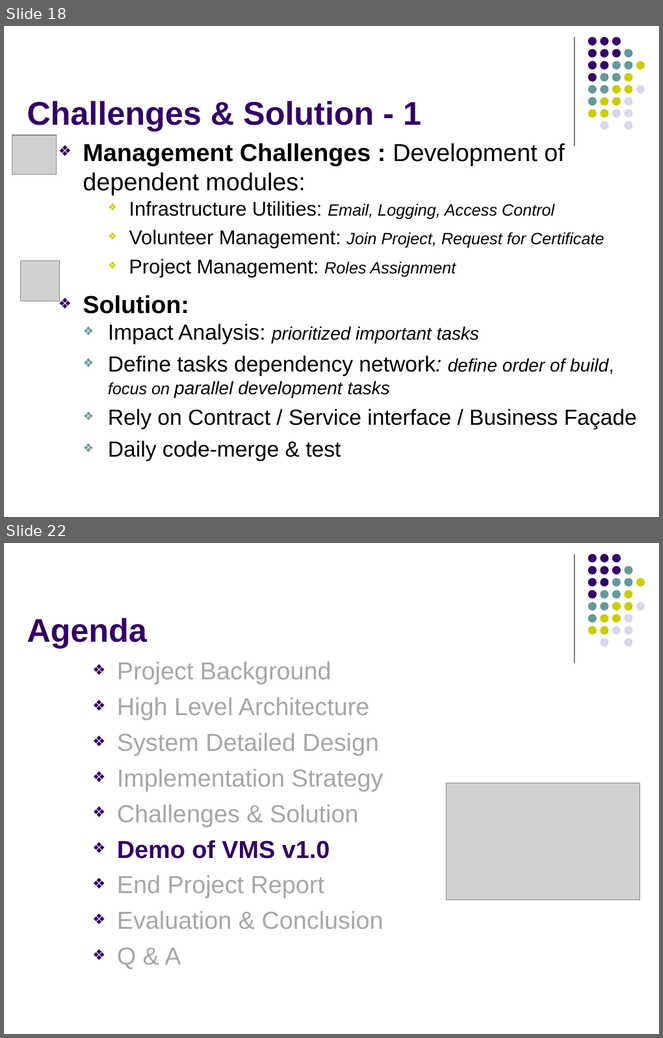
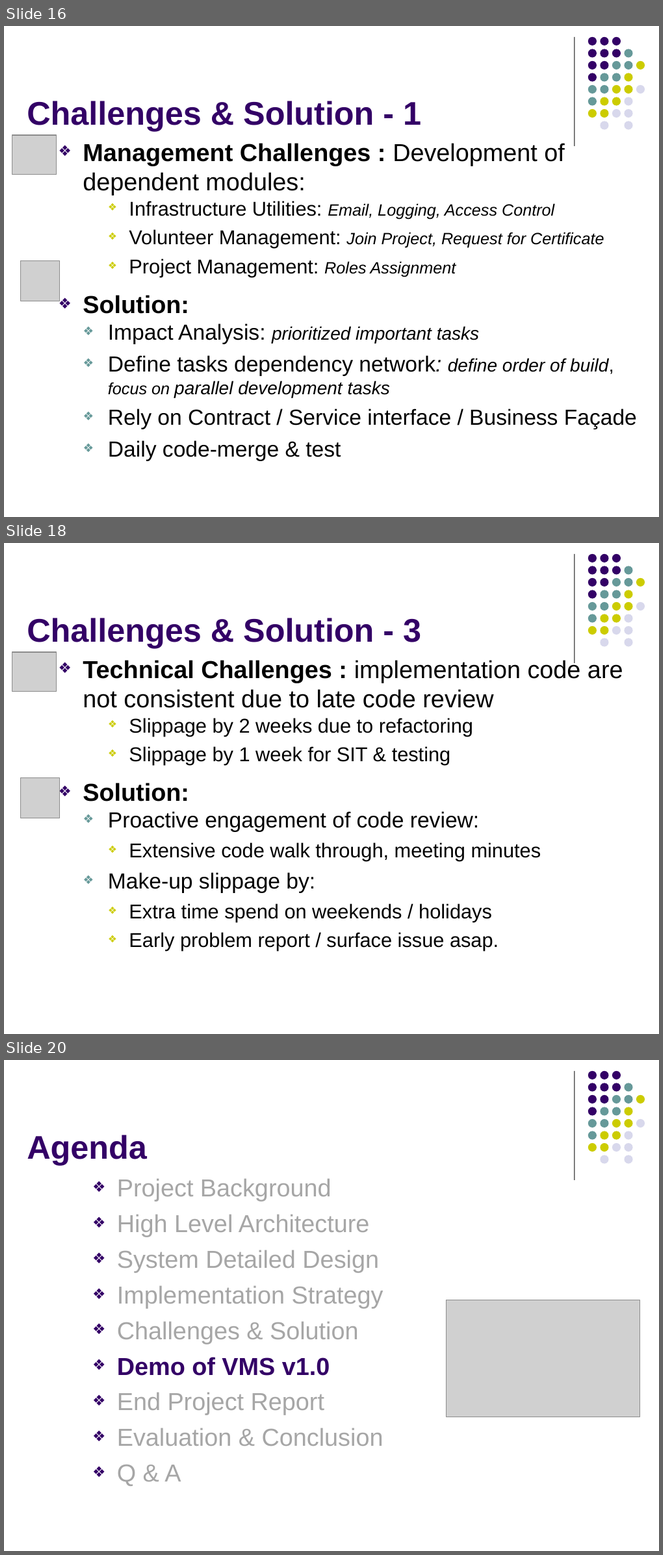
Before and after one commit to imireasa/mtech-se18-t08s, a slide deck: docs/W-9 Working Document/W-9.3 Presentation Slides/Phase 3/vms_presentation_3_v0.1.pptx. Shown one above the other, each under a label of ours: slides 18 and 22 before the commit, slides 16, 18 and 20 after it; the slides between them are not shown. The pictures are 663x1038 and 663x1555 pixels, drawn with LibreOffice and Linux fonts; fonts in the diff are those of the drawing; grey boxes stand for pictures. Boxes give left, top, right and bottom in pixels: in the first picture for what was removed or moved away, otherwise in the second. Text is boxed around its words. In the diff, an @@ line names an element or a change of style, - is before the commit and + after.

```diff
--- a/docs/W-9 Working Document/W-9.3 Presentation Slides/Phase 3/vms_presentation_3_v0.1.pptx
+++ b/docs/W-9 Working Document/W-9.3 Presentation Slides/Phase 3/vms_presentation_3_v0.1.pptx
@@ slide 18 added at box(4, 543, 659, 1034), background #FFFFFF; not listed: 32 template elements that a slide beside it also shows @@
@@ title added at box(27, 618, 421, 648), 36 pt, text #330066, bold @@
+Challenges & Solution - 3
@@ picture added at box(12, 652, 57, 692) @@
@@ text added at box(83, 659, 623, 951), 22 pt, text #000000 @@
+❖ Technical Challenges : implementation code are not consistent due to late code review
+    ❖ Slippage by 2 weeks due to refactoring
+    ❖ Slippage by 1 week for SIT & testing
+❖ Solution:
+  ❖ Proactive engagement of code review:
+    ❖ Extensive code walk through, meeting minutes
+  ❖ Make-up slippage by:
+    ❖ Extra time spend on weekends / holidays
+    ❖ Early problem report / surface issue asap.
@@ picture added at box(20, 778, 59, 817) @@
@@ what was slide 18 is now slide 16 @@
@@ what was slide 22 is now slide 20 @@
```
Also in this commit, not shown: 5 slides changed, 2 other slides added, 3 slides removed.
